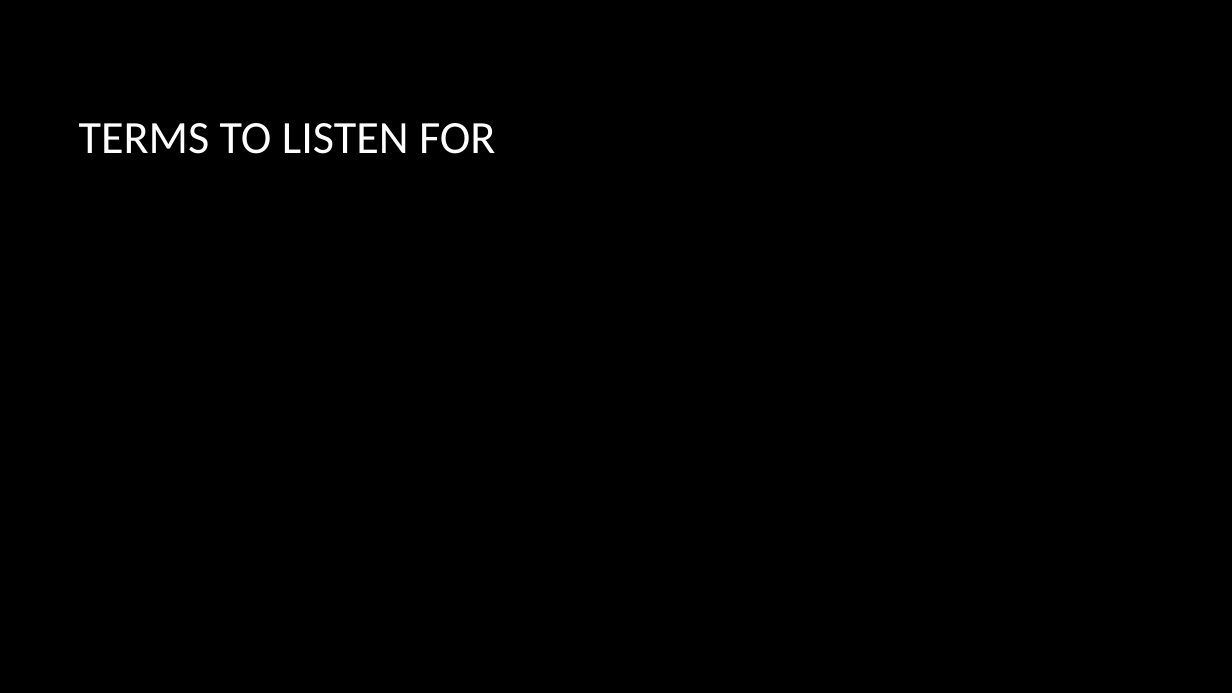
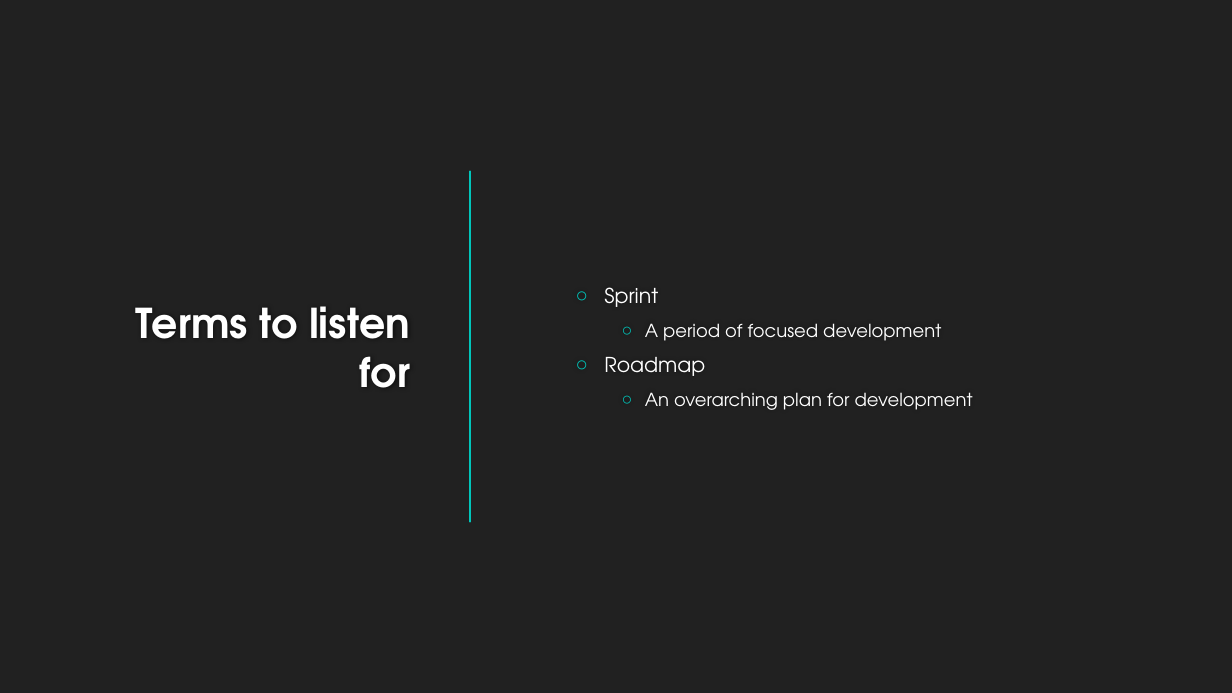
Before and after one commit to hexa-decim8/ISBPM, a slide deck: slide 4 of Class_Materials/Week_3/Day_1/ISBPM w3d1.pptx. Drawn at 1232x693 pixels with LibreOffice and Linux fonts; fonts in the diff are those of the drawing; background and template pictures are left out. Boxes give left, top, right and bottom in pixels: in the first picture for what was removed or moved away, otherwise in the second. Text is boxed around its words. In the diff, an @@ line names an element or a change of style, - is before the commit and + after.

```diff
--- a/Class_Materials/Week_3/Day_1/ISBPM w3d1.pptx
+++ b/Class_Materials/Week_3/Day_1/ISBPM w3d1.pptx
@@ background picture (left out) to #212121 @@
@@ line added from (470, 172) to (470, 521), #00C6BB 1.75 pt @@
@@ text added at [604, 287, 973, 410], 14 pt, text #FFFFFF @@
+  ○ Sprint
+    ○ A period of focused development
+  ○ Roadmap
+    ○ An overarching plan for development
@@ title at [136, 306, 411, 388]: text changed; size 36 to 32 pt; font Calibri to TeX Gyre Adventor; bold on @@
-TERMS TO LISTEN FOR
+Terms to listen for
```
Also in this commit, not shown: 6 other slides changed, 19 slides added, 1 slide removed, 1 other file.
